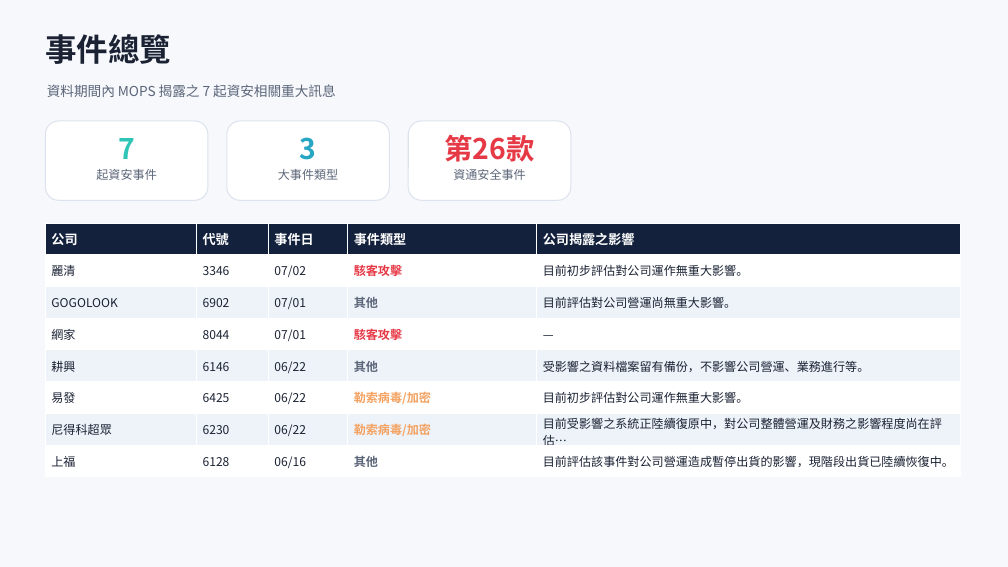
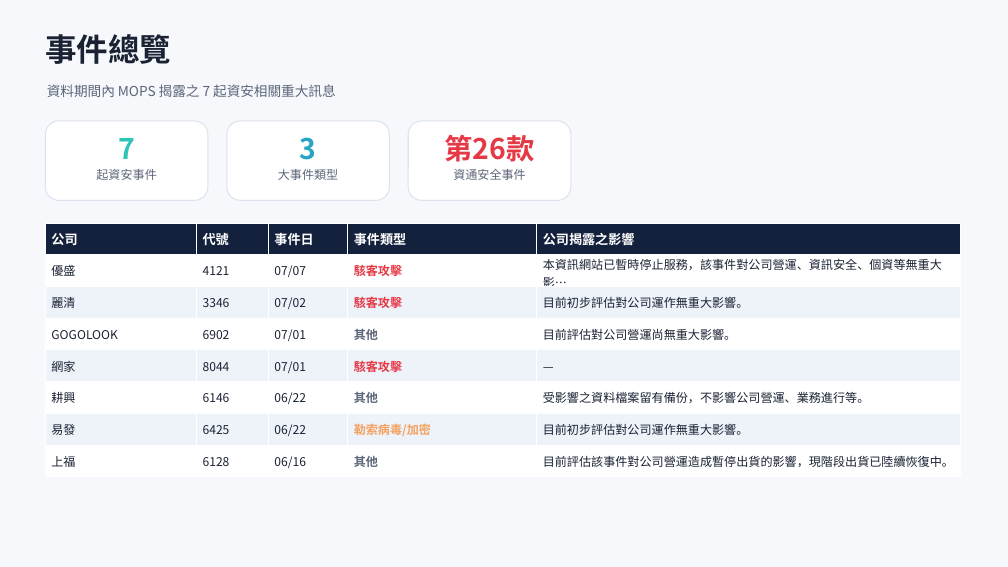
Before and after one commit to Johnnylin77/mops-isec-monitor, a slide deck: slide 2 of 資安事件因應分析.pptx. Drawn at 1008x567 pixels with LibreOffice and Linux fonts; fonts in the diff are those of the drawing. Boxes give left, top, right and bottom in pixels: in the first picture for what was removed or moved away, otherwise in the second. Text is boxed around its words. In the diff, an @@ line names an element or a change of style, - is before the commit and + after.

```diff
--- a/資安事件因應分析.pptx
+++ b/資安事件因應分析.pptx
@@ table at [45,223,960,477] @@
+row 2: 優盛 | 4121 | 07/07 | 駭客攻擊 | 本資訊網站已暫時停止服務，該事件對公司營運、資訊安全、個資等無重大影…
-row 7: 尼得科超眾 | 6230 | 06/22 | 勒索病毒/加密 | 目前受影響之系統正陸續復原中，對公司整體營運及財務之影響程度尚在評估…
```
Also in this commit, not shown: 5 other slides changed, 2 other files.
